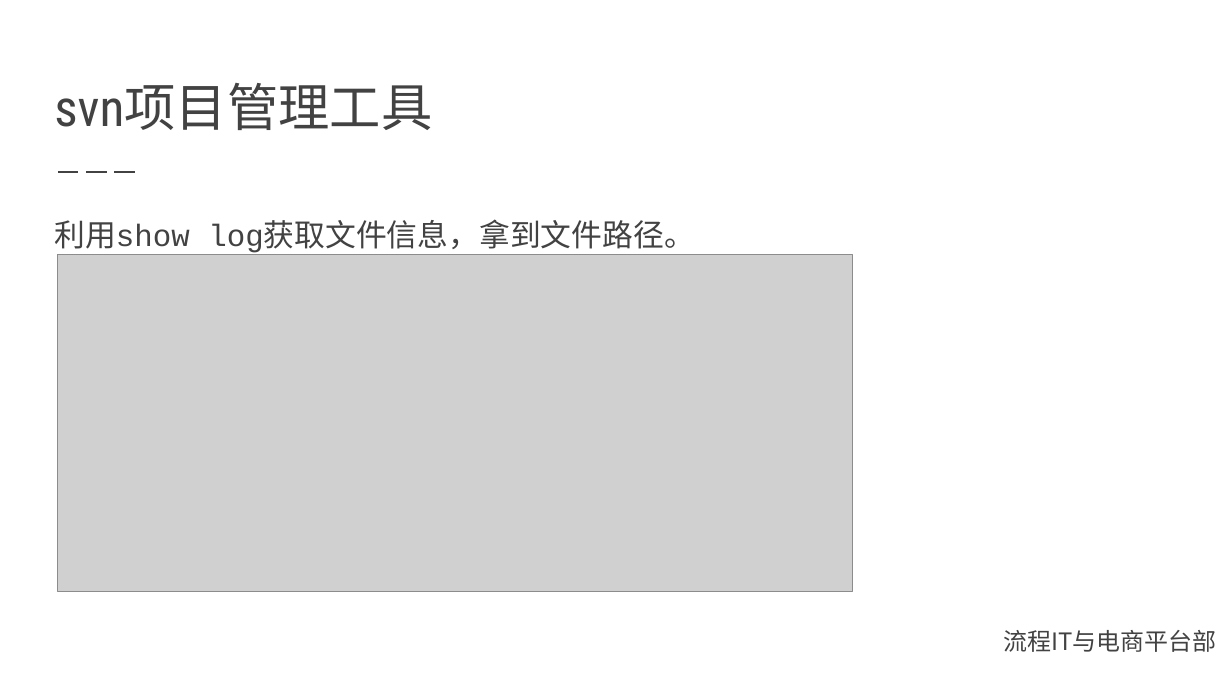
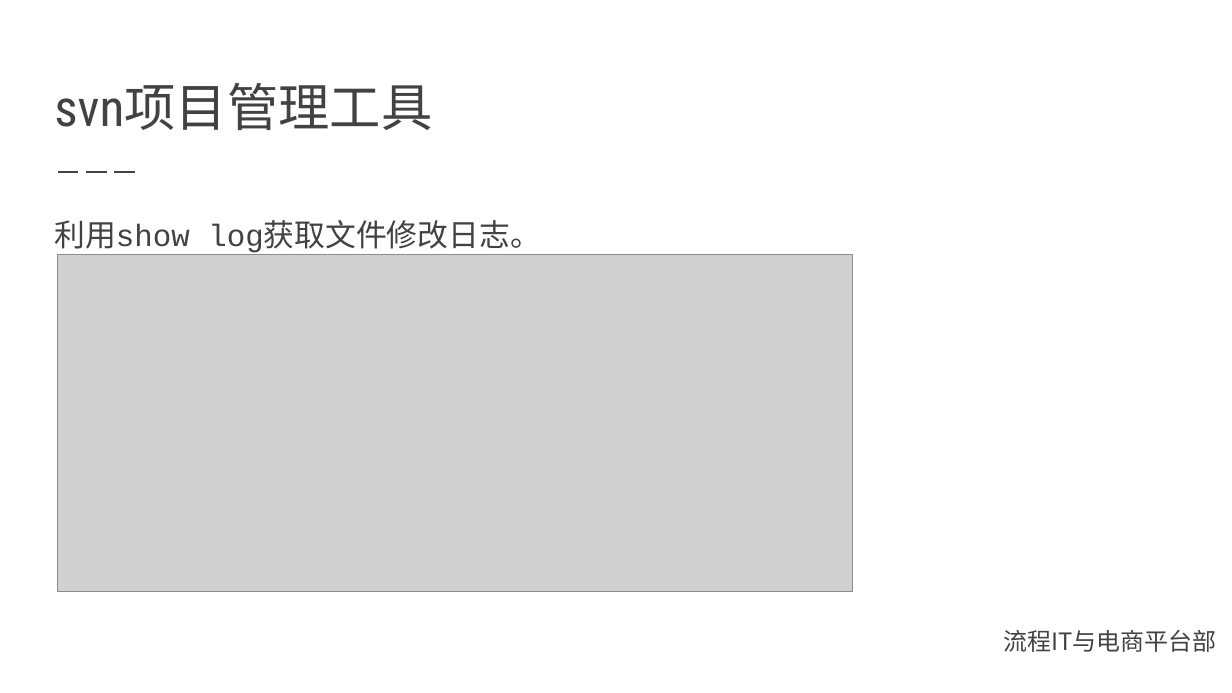
Before and after one commit to shekobe/test, a slide deck: slide 7 of 文件发布管理.pptx. Drawn at 1232x693 pixels with LibreOffice and Linux fonts; fonts in the diff are those of the drawing; grey boxes stand for pictures; background and template pictures are left out. Boxes give left, top, right and bottom in pixels: in the first picture for what was removed or moved away, otherwise in the second. Text is boxed around its words. In the diff, an @@ line names an element or a change of style, - is before the commit and + after.

```diff
--- a/文件发布管理.pptx
+++ b/文件发布管理.pptx
@@ text at (54,220,541,255): text changed @@
-利用show log获取文件信息，拿到文件路径。
+利用show log获取文件修改日志。
```
Also in this commit, not shown: 3 other slides changed.
